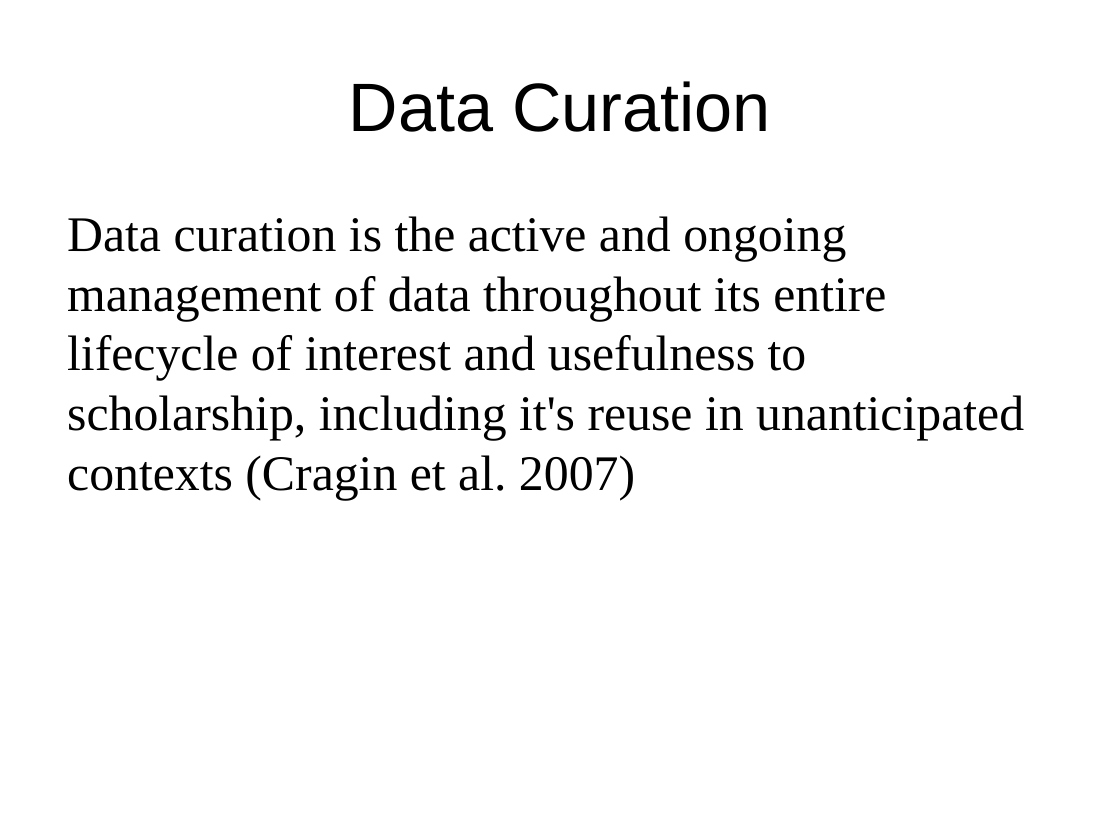
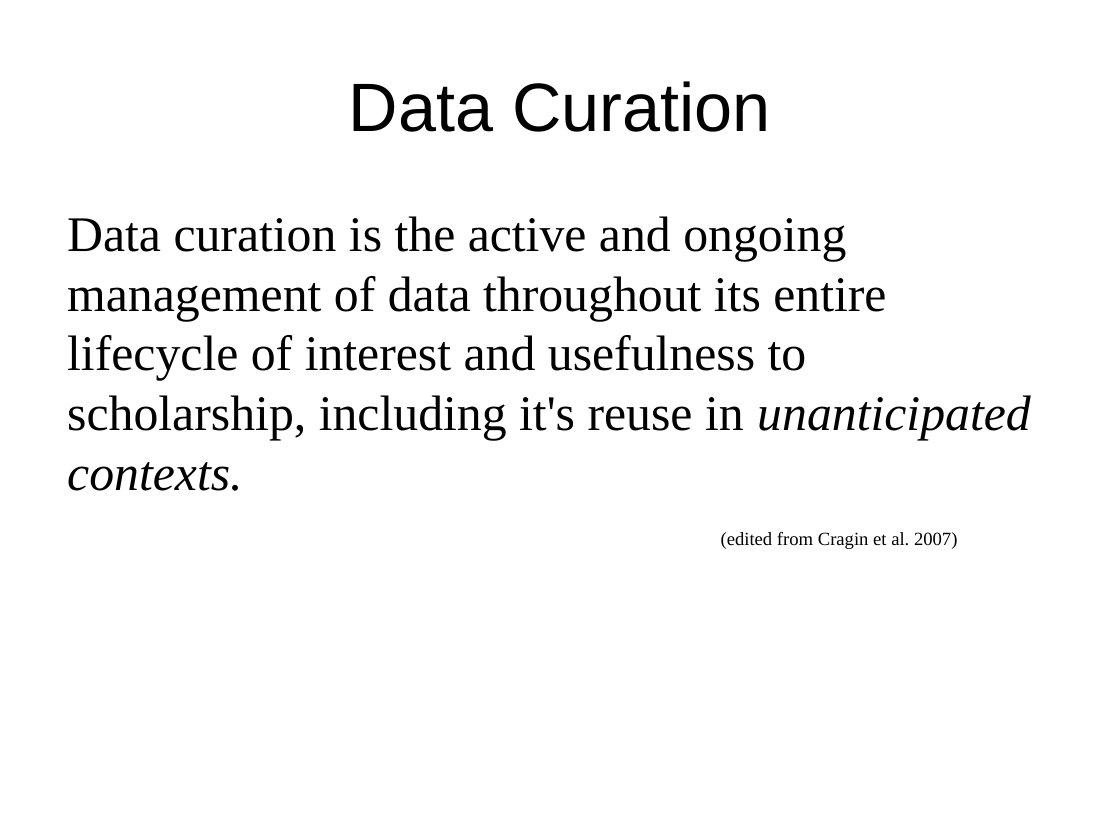
Before and after one commit to DataCurationWorkshop/HongKongCurationWorkshop, a slide deck: slide 20 of Day_1/Lectures/Day_1_Lecture_Intro.pptx (slide 17 before the commit). Drawn at 1120x840 pixels with LibreOffice and Linux fonts; fonts in the diff are those of the drawing; background and template pictures are left out. Boxes give left, top, right and bottom in pixels: in the first picture for what was removed or moved away, otherwise in the second. Text is boxed around its words. In the diff, an @@ line names an element or a change of style, - is before the commit and + after.

```diff
--- a/Day_1/Lectures/Day_1_Lecture_Intro.pptx
+++ b/Day_1/Lectures/Day_1_Lecture_Intro.pptx
@@ text at (x1=67, y1=216, x2=1031, y2=491): text changed @@
-Data curation is the active and ongoing management of data throughout its entire lifecycle of interest and usefulness to scholarship, including it's reuse in unanticipated contexts (Cragin et al. 2007)
+Data curation is the active and ongoing management of data throughout its entire lifecycle of interest and usefulness to scholarship, including it's reuse in unanticipated contexts.
@@ text added at (x1=721, y1=532, x2=957, y2=549), 12 pt, text #000000 @@
+(edited from Cragin et al. 2007)
```
Also in this commit, not shown: 5 other slides changed, 3 slides added, 5 other files.
